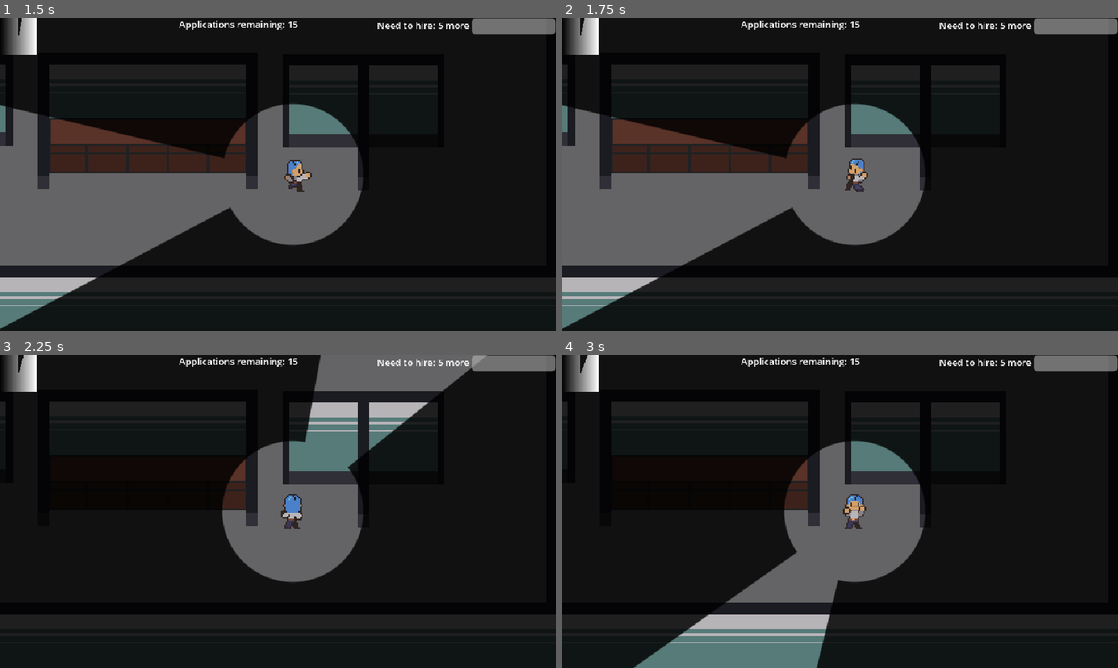
Above: before the commit, frames 1-4 (two rows, left to right).
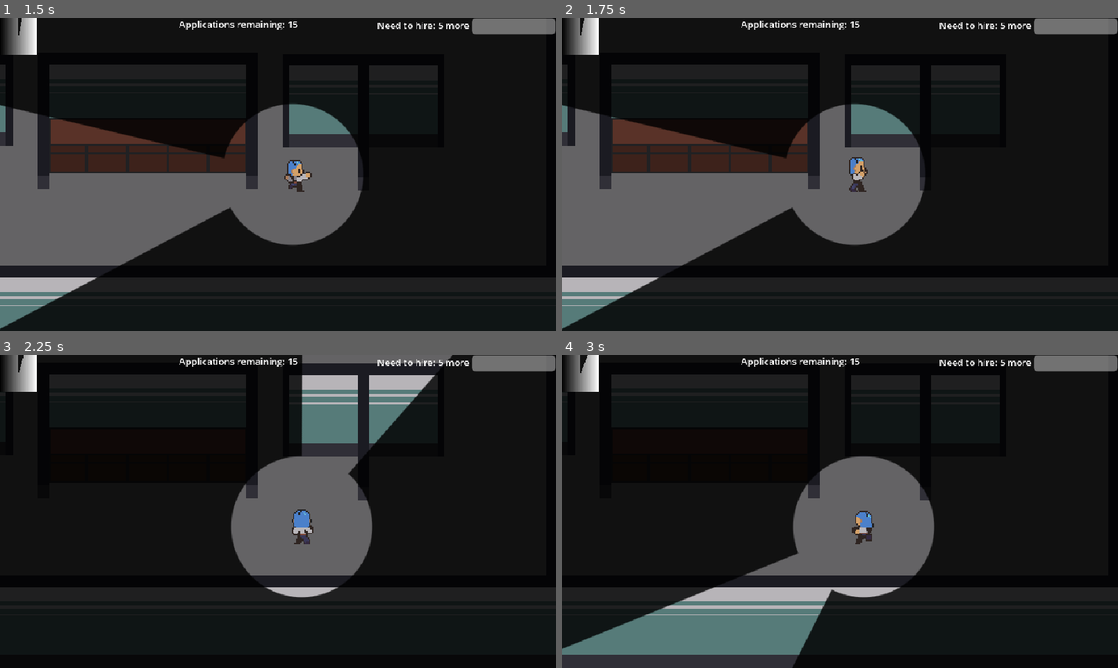
Above: after the commit, the same moments.

Repository: ygda-org/brackeys-26.2
Game: Godot game, scene res://main/main.tscn
Two runs of this game, one before a commit and one after it. Both use one fixed random seed, a clock stepped at 60 frames per second and the inputs below. The engine's default icon, where the game draws it, is replaced by a stand-in: a white triangle on a blue panel in a dark square. Sound files missing from this copy of the repository are replaced by a short silence.
Inputs (mouse positions are in pixels of both pictures, inside the frame that each line leads up to):
- Up to frame 1 (1.5 s): tap Enter at 0.5 s; move the mouse to (400, 158) at 0.52 s; hold D (right) 0.53-1.28 s; click (400, 158) at 0.6 s; move the mouse to (166, 190) at 1.27 s; hold S (down) from 1.28 s (still down); tap E (open_application) at 1.35 s
- Up to frame 2 (1.75 s): keep holding S (down); click (728, 190) at 1.55 s
- Up to frame 3 (2.25 s): move the mouse to (333, 442) at 2.02 s; release S (down) at 2.03 s; hold D (right) from 2.03 s (still down); click (333, 442) at 2.1 s
- Up to frame 4 (3 s): move the mouse to (812, 574) at 2.77 s; release D (right) at 2.78 s; hold W (up) from 2.78 s (still down); click (812, 574) at 2.85 s

Frame 1 is identical in both runs. In frame 2, 0.2% of the frame differs, in the area x 50-55%, y 44-56%; in frame 3, 10%; in frame 4, 14%, in the area x 0-100%, y 12-100%.

Commit message:
some stuffs

Diff:
--- a/employees/employee_character.gd
+++ b/employees/employee_character.gd
@@ -32,7 +32,7 @@
 	GameState.day_ended.connect($TaskIntermission.stop)
 	GameState.day_ended.connect($InTask.stop)
 
-func _physics_process(_delta):
+func _physics_process(delta):
 	if in_firing:
 		return
 	if $NavigationAgent2D.is_navigation_finished():
@@ -64,7 +64,10 @@
 			print('I give up')
 	$Anim.direction = Vector2i(velocity.normalized() * 1.5)
 	velocity = velocity.normalized() * SPEED
-	move_and_slide()
+	var collision: KinematicCollision2D = move_and_collide(velocity*delta)
+	if collision and collision.get_collider() is Employee: # collided with another employee
+		$CollisionShape2D.disabled = true
+		get_tree().create_timer(0.5).timeout.connect($CollisionShape2D.set.bind("disabled", false))
 
 ## dir should be 1 or -1, side should be "Side" or "Vert"
 func check_wall_casts(dir: int, side: String):
--- a/employees/employee_character.tscn
+++ b/employees/employee_character.tscn
@@ -8,7 +8,7 @@
 light_mode = 2
 
 [sub_resource type="RectangleShape2D" id="RectangleShape2D_88mo1"]
-size = Vector2(16, 30)
+size = Vector2(16, 25)
 
 [node name="EmployeeCharacter" type="CharacterBody2D" unique_id=1144723912]
 collision_layer = 3
@@ -25,8 +25,7 @@
 wait_time = 0.166
 
 [node name="CollisionShape2D" type="CollisionShape2D" parent="." unique_id=218294883]
-visible = false
-position = Vector2(0, 1)
+position = Vector2(0, 3.5)
 shape = SubResource("RectangleShape2D_88mo1")
 
 [node name="NavigationAgent2D" type="NavigationAgent2D" parent="." unique_id=860070895]
@@ -41,7 +40,7 @@
 [node name="SideWallCheckCasts" type="Node2D" parent="." unique_id=919400360]
 
 [node name="SideU" type="RayCast2D" parent="SideWallCheckCasts" unique_id=1689253020]
-position = Vector2(0, -14)
+position = Vector2(0, -9)
 target_position = Vector2(10, 0)
 collision_mask = 4
 
@@ -53,12 +52,12 @@
 [node name="VertWallCheckCasts" type="Node2D" parent="." unique_id=1999396481]
 
 [node name="VertL" type="RayCast2D" parent="VertWallCheckCasts" unique_id=379947517]
-position = Vector2(-8, 0)
+position = Vector2(-8, 2)
 target_position = Vector2(0, 18)
 collision_mask = 4
 
 [node name="VertR" type="RayCast2D" parent="VertWallCheckCasts" unique_id=871361535]
-position = Vector2(8, 0)
+position = Vector2(8, 2)
 target_position = Vector2(0, 18)
 collision_mask = 4
 
--- a/level.tscn
+++ b/level.tscn
@@ -359,3 +359,9 @@
 
 [node name="Desk" parent="." unique_id=1584504477 instance=ExtResource("4_0b4ue")]
 position = Vector2(-2, -466)
+
+[node name="EmployeeTask" parent="." unique_id=1911486304 instance=ExtResource("2_vonw3")]
+position = Vector2(-34, 207)
+
+[node name="EmployeeTask2" parent="." unique_id=1275787606 instance=ExtResource("2_vonw3")]
+position = Vector2(-5, 234)
--- a/player/player.gd
+++ b/player/player.gd
@@ -55,8 +55,9 @@
 	anim_string = vec_to_string(dir)
 	if not anim_string:
 		return
-	if Input.is_action_just_pressed("punch"):
+	if Input.is_action_just_pressed("punch") and $PunchDur.is_stopped():
 		get_tree().create_timer(0.4).timeout.connect($PunchHitbox.set.bind("monitoring", true))
+		get_tree().create_timer(0.7).timeout.connect($PunchHitbox.set.bind("monitoring", false))
 		$PunchDur.start()
 		punch_vec = Vector2i(1.44*global_position.direction_to(get_global_mouse_position()))
 		if not punch_vec:
@@ -91,5 +92,4 @@
 
 
 func _on_punch_dur_timeout():
-	$PunchHitbox.monitoring = false
 	$Anim.flip_h = false
